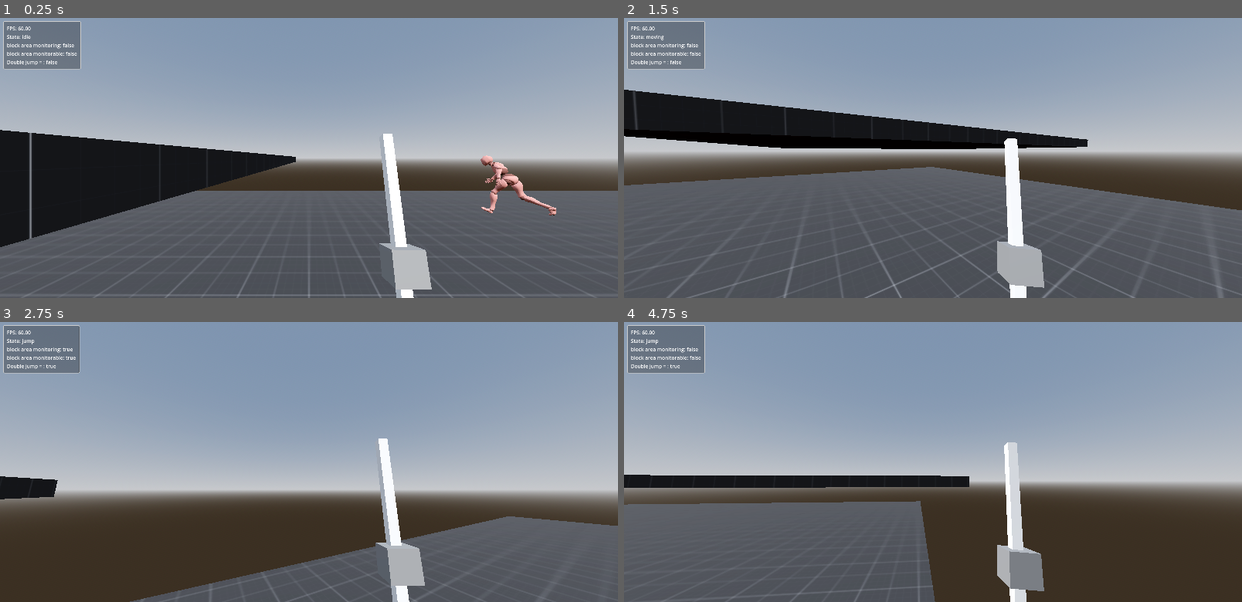
Above: before the commit, frames 1-4 (two rows, left to right).
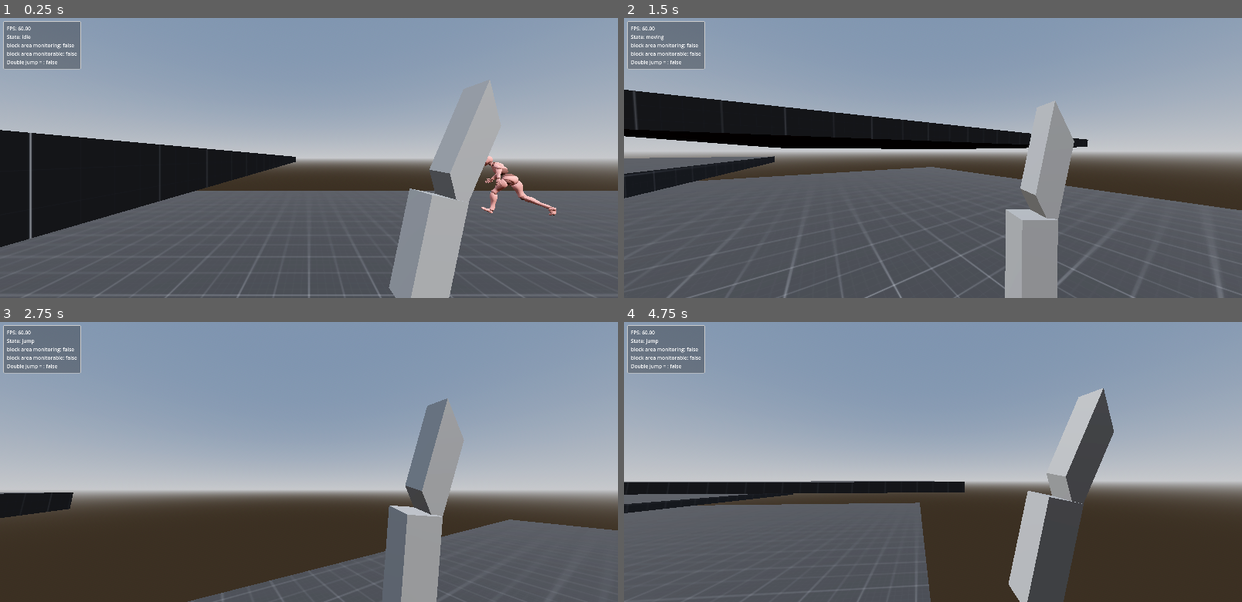
Above: after the commit, the same moments.

Repository: Bessonica/meleeFire
Game: Godot game, scene res://Scenes/Level/level.tscn
Same seed, same stepped clock (60 frames per second), same inputs: the game is played once before the commit and once after it.
Inputs (mouse positions are in pixels of both pictures, inside the frame that each line leads up to):
- Up to frame 1 (0.25 s): no input
- Up to frame 2 (1.5 s): tap Enter at 0.5 s; move the mouse to (963, 158) at 0.52 s; hold Space (jump) 0.53-1.28 s; hold W (moveForward) from 0.53 s (still down); move the mouse to (902, 158) at 1.27 s; tap C (Crouch) at 1.35 s
- Up to frame 3 (2.75 s): keep holding W (moveForward); tap Space (jump) at 1.52, 1.55, 1.82, 2.3 s; move the mouse to (321, 456) at 2.02 s; press the mouse at (321, 456) at 2.03 s
- Up to frame 4 (4.75 s): keep holding W (moveForward); move the mouse to (926, 467) at 2.77 s; release the mouse at (926, 467) at 2.78 s; right-click (926, 467) at 2.85 s; tap Space (jump) at 3.02, 3.05, 3.32, 3.77, 3.8, 4.07, 4.35, 4.52 s; move the mouse to (976, 464) at 3.52 s; hold Shift (sprint) 3.53-4.28 s; move the mouse to (883, 459) at 4.27 s

The runs differ from the first frame. In frame 1, 6.0% of the frame differs, in the area x 61-80%, y 22-100%; in frame 2, 6.5%; in frame 3, 8.7%; in frame 4, 11%, in the area x 0-80%, y 15-100%.

Commit message:
weapon FSM, Light Idle state

Diff:
--- a/Scenes/Level/level.tscn
+++ b/Scenes/Level/level.tscn
@@ -62,6 +62,12 @@
 size = Vector3(10.7514, 0.336914, 12.2737)
 material = SubResource("StandardMaterial3D_pp6qf")
 
+[node name="CSGBox3D2" type="CSGBox3D" parent="World/NavigationRegion3D/CSGCombiner3D/CSGBox3D2"]
+transform = Transform3D(1, 0, 0, 0, 1, 0, 0, 0, 1, -0.127349, -0.836072, 12.4736)
+material_override = SubResource("StandardMaterial3D_t3nu8")
+size = Vector3(10.7514, 0.336914, 12.2737)
+material = SubResource("StandardMaterial3D_pp6qf")
+
 [node name="Zombie" parent="World" instance=ExtResource("3_7ho3i")]
 transform = Transform3D(1, 0, 0, 0, 1, 0, 0, 0, 1, 5, 0.364633, -5)
 playerPath = NodePath("../../PlayerSM")
--- a/Scenes/Weapons/light/light.gd
+++ b/Scenes/Weapons/light/light.gd
@@ -3,4 +3,5 @@
 
 
 func _ready():
-	animationPlayer.play("idle")
+	pass
+	#animationPlayer.play("idle")
--- a/Scenes/Weapons/light/light.tscn
+++ b/Scenes/Weapons/light/light.tscn
@@ -1,7 +1,8 @@
-[gd_scene load_steps=9 format=3 uid="uid://cmhs6kjb5efm1"]
+[gd_scene load_steps=10 format=3 uid="uid://cmhs6kjb5efm1"]
 
 [ext_resource type="PackedScene" uid="uid://bgedutcghavay" path="res://Scenes/Weapons/weaponBasic/weaponBasic.tscn" id="1_1av7c"]
 [ext_resource type="Script" path="res://Scenes/Weapons/light/light.gd" id="2_8nq86"]
+[ext_resource type="Script" path="res://Scripts/FSM/Weapons/Light/LightIdleState.gd" id="3_6dpbv"]
 
 [sub_resource type="BoxMesh" id="BoxMesh_haomf"]
 size = Vector3(0.1, 0.1, 0.1)
@@ -39,6 +40,7 @@
 [sub_resource type="Animation" id="Animation_4h4bn"]
 resource_name = "idle"
 length = 1.5
+loop_mode = 1
 tracks/0/type = "value"
 tracks/0/imported = false
 tracks/0/enabled = true
@@ -77,6 +79,9 @@
 [node name="Light" instance=ExtResource("1_1av7c")]
 script = ExtResource("2_8nq86")
 
+[node name="WeaponPivot" parent="." index="0"]
+transform = Transform3D(-0.0338372, 0, 0.999427, 0, 1, 0, -0.999427, 0, -0.0338372, 0.290362, -0.332451, -0.521216)
+
 [node name="MeshInstance3D" parent="WeaponPivot" index="0"]
 transform = Transform3D(1, 0, 0, 0, 3.18507, 0, 0, 0, 1, 0, 0, 0)
 mesh = SubResource("BoxMesh_haomf")
@@ -89,3 +94,9 @@
 libraries = {
 "": SubResource("AnimationLibrary_ee2up")
 }
+
+[node name="FiniteStateMachine" parent="." index="5" node_paths=PackedStringArray("initial_state")]
+initial_state = NodePath("Idle")
+
+[node name="Idle" type="Node" parent="FiniteStateMachine" index="0"]
+script = ExtResource("3_6dpbv")
--- a/Scenes/Weapons/weaponBasic/weaponBasic.tscn
+++ b/Scenes/Weapons/weaponBasic/weaponBasic.tscn
@@ -1,6 +1,7 @@
-[gd_scene load_steps=2 format=3 uid="uid://bgedutcghavay"]
+[gd_scene load_steps=3 format=3 uid="uid://bgedutcghavay"]
 
 [ext_resource type="Script" path="res://Scenes/player/Weapons/weaponBasic.gd" id="1_aso0p"]
+[ext_resource type="Script" path="res://Scripts/FSM/Weapons/FSMWeaponBasic.gd" id="2_2g8no"]
 
 [node name="WeaponBasic" type="Node3D"]
 script = ExtResource("1_aso0p")
@@ -26,3 +27,6 @@
 collision_mask = 128
 
 [node name="AnimationPlayer" type="AnimationPlayer" parent="."]
+
+[node name="FiniteStateMachine" type="Node" parent="."]
+script = ExtResource("2_2g8no")
--- a/Scenes/player/Weapons/weaponComponentNode.gd
+++ b/Scenes/player/Weapons/weaponComponentNode.gd
@@ -15,7 +15,7 @@
 			weapons[child.name.to_lower()] = child
 			child.visible = false
 
-	currentWeapon = weapons["sword"]
+	currentWeapon = weapons["light"]
 	print(weapons.keys())
 	currentWeapon.visible = true
 
@@ -23,6 +23,16 @@
 func _process(delta):
 	pass
 
+#	TODO
+# deactivate old weapon (exit function)
+# activate new weapon (enter function)
+func changeCurrentWeapon(name: String):
+	currentWeapon.visible = false
+	name = name.to_lower()
+	currentWeapon = weapons[name]
+
+
+
 #	TODO 	check  _unhandled_key_input  function
 func _unhandled_input(event):
 	if event.is_action_pressed("attack"):
--- a/Scripts/FSM/JumpState.gd
+++ b/Scripts/FSM/JumpState.gd
@@ -7,7 +7,11 @@
 func Enter(previousState):
 	print("jump acrivated doubleJump = ", doubleJump)
 	speed = WALK_SPEED
-	PLAYER.velocity.y += 4.5
+	PLAYER.velocity.y += 5.5
+
+	#	TODO weird change of double jump variable
+	#doubleJump = false
+
 	ANIMATIONPLAYER.pause()
 
 
@@ -16,8 +20,9 @@
 
 func InputInState(event: InputEvent):
 	if event.is_action_pressed("jump") and doubleJump == false:
-		PLAYER.velocity.y = 4.5
-		doubleJump = true
+		pass
+	#	PLAYER.velocity.y = 4.5
+	#	doubleJump = true
 
 
 	#	jump strength
--- /dev/null
+++ b/Scripts/FSM/Weapons/FSMWeaponBasic.gd
@@ -0,0 +1,14 @@
+extends FiniteStateMachine
+class_name FiniteStateMachineWeaponBasic
+
+
+@onready var weaponAnimationPlayer = $"../AnimationPlayer"
+
+var isCurrentWeapon: bool
+
+# Called when the node enters the scene tree for the first time.
+func _ready():
+	super()
+	for child in get_children():
+		if child is WeaponBasicState:
+			child.setParamiters(weaponAnimationPlayer)
--- /dev/null
+++ b/Scripts/FSM/Weapons/Light/LightIdleState.gd
@@ -0,0 +1,17 @@
+extends WeaponBasicState
+class_name LightIdleState
+
+
+
+func Enter(previousState):
+	print("light yo")
+	animationPlayer.play("idle")
+
+# Called when the node enters the scene tree for the first time.
+func _ready():
+	pass # Replace with function body.
+
+
+# Called every frame. 'delta' is the elapsed time since the previous frame.
+func _process(delta):
+	pass
--- /dev/null
+++ b/Scripts/FSM/Weapons/WeaponBasicState.gd
@@ -0,0 +1,17 @@
+extends State
+class_name WeaponBasicState
+
+
+@onready var animationPlayer
+
+func setParamiters(animationPlayer):
+	self.animationPlayer = animationPlayer
+
+# Called when the node enters the scene tree for the first time.
+func _ready():
+	pass # Replace with function body.
+
+
+# Called every frame. 'delta' is the elapsed time since the previous frame.
+func _process(delta):
+	pass
--- a/Scripts/FSM/idleState.gd
+++ b/Scripts/FSM/idleState.gd
@@ -14,7 +14,7 @@
 	#	MOUSE_MODE_CAPTURED
 	isCurrent = true
 	doubleJump = false
-	print("idle entered doubleJump = ", doubleJump)
+	#print("idle entered doubleJump = ", doubleJump)
 	#animator.play("Idle")
 
 func InputInState(event: InputEvent):
